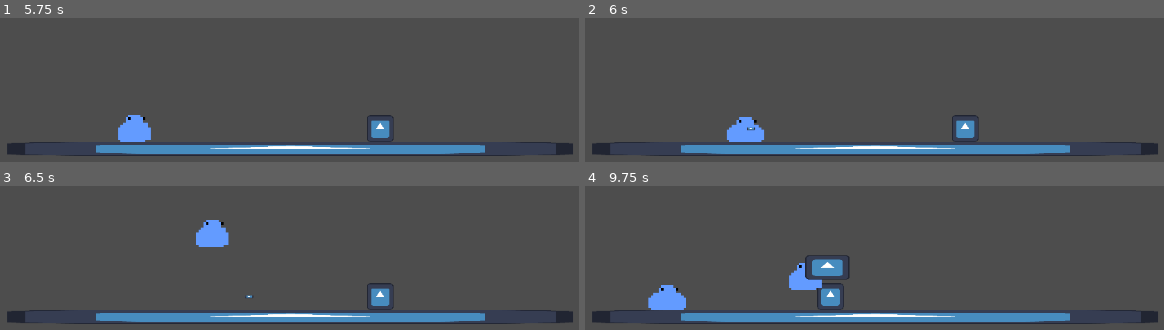
Above: before the commit, frames 1-4 (two rows, left to right).
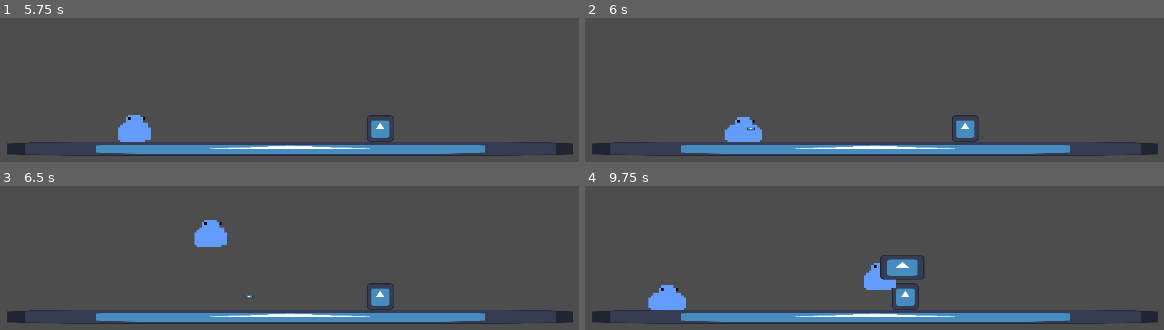
Above: after the commit, the same moments.

Repository: SnapTurtleTom/SMASH
Game: Godot game, scene res://scenes/node_2d.tscn
Two runs of this game, one before a commit and one after it. Both use one fixed random seed, a clock stepped at 60 frames per second and the inputs below. The engine's default icon, where the game draws it, is replaced by a stand-in: a white triangle on a blue panel in a dark square.
Inputs:
- Up to frame 1 (5.75 s): tap Enter at 0.5 s; hold D (right1) 0.53-2.03 s; tap 1 (Spawn) at 0.6 s; tap W (jump1) at 0.77, 1.52, 3.02, 3.77, 4.52 s; tap J (left2) at 1.35 s; hold A (left1) 2.03-4.28 s; tap L (right2) at 2.1 s; tap S (speciala1) at 2.85 s; tap K (speciala2) at 3.6 s; hold D (right1) from 4.28 s (still down); tap X (specialb1) at 4.35 s; tap M (specialb2) at 5.1 s
- Up to frame 2 (6 s): keep holding D (right1); tap Q (specialc1) at 5.85 s
- Up to frame 3 (6.5 s): keep holding D (right1); tap W (jump1) at 6.02 s
- Up to frame 4 (9.75 s): tap O (specialc2) at 6.6 s; tap W (jump1) at 6.77, 7.52, 9.02 s; tap 1 (Spawn) at 7.35 s; release D (right1) at 8.03 s; hold A (left1) 8.03-9.53 s; tap J (left2) at 8.1 s; tap L (right2) at 8.85 s; hold D (right1) from 9.53 s (still down); tap S (speciala1) at 9.6 s

Frame 1 is identical in both runs. In frame 2, 0.2% of the frame differs, in the area x 24-31%, y 68-87%; in frame 3, 0.2%; in frame 4, 4.0%, in the area x 35-59%, y 47-87%.

Commit message:
animated sprites, and revamped projectile system

Diff:
--- a/scripts/grapplingHook.gd
+++ b/scripts/grapplingHook.gd
@@ -20,12 +20,10 @@
 
 func death_timer():
 	await get_tree().create_timer(3).timeout
-	owner_node.projectile_on = false
 	queue_free()
 
 func body_entered(body):
 	print("dgd")
 	if body != owner_node and body.has_method("take_damage"):
 		body.take_damage(projectile_damage, direction * -15)
-		owner_node.projectile_on = false
 		queue_free()
--- a/scripts/player.gd
+++ b/scripts/player.gd
@@ -8,7 +8,6 @@
 @export var health = 100.0
 var facing_direction := Vector2.RIGHT
 var projectile_on = false
-var projectile_ammo = 1
 var held_time : float
 
 var player_type : int
@@ -20,7 +19,6 @@
 var specialc : String
 
 func _ready():
-	grapple_reload()
 	if player_type == 1:
 		jump = "jump1"
 		left = "left1"
@@ -63,8 +61,7 @@
 			$attackset1.big_sword_attack()
 		held_time = 0
 
-	if Input.is_action_just_pressed(specialc) and projectile_ammo > 0:
-		print(projectile_ammo)
+	if Input.is_action_just_pressed(specialc):
 		if projectile_on == false:
 			var p = projectile.instantiate()
 			p.global_position = global_position
@@ -72,16 +69,10 @@
 			p.owner_node = self
 			get_tree().current_scene.add_child(p)
 			projectile_on = true
-			projectile_ammo -= 1
-
+			await get_tree().create_timer(3).timeout
+			projectile_on = false
 
 	move_and_slide()
-
-func grapple_reload():
-	while true:
-		await get_tree().create_timer(2).timeout
-		if projectile_ammo < 1:
-			projectile_ammo += 1
 
 func take_damage(damage: float, knockback: Vector2):
 	health -= damage
